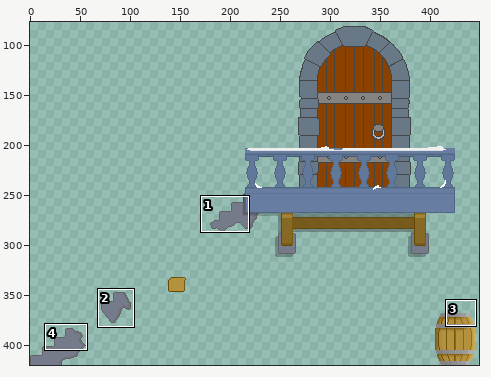
File history of a sprite sheet, castle_game/textures/staircase_down.png. The first picture is a wide view before the edit; the outline marks the close-up.
Close-up. The starting point:
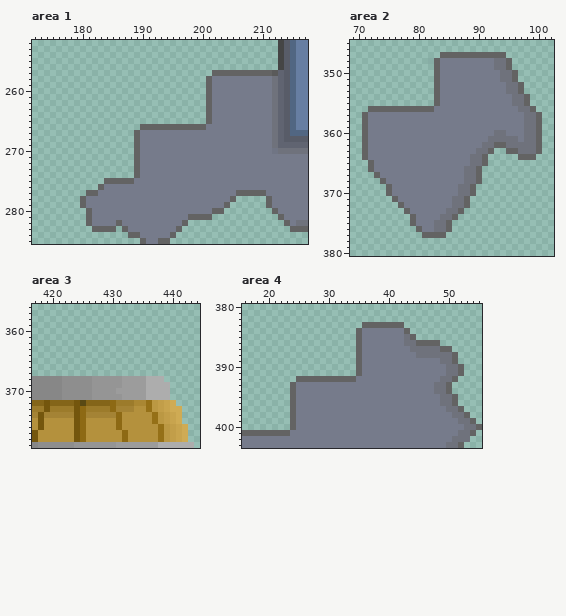
The file is 504x420 pixels. Colours within 5 levels of each other are drawn and written as one. Shown: area 1: x 172..217, y 252..285; area 2: x 69..102, y 345..380; area 3: x 417..444, y 356..379; area 4: x 16..55, y 380..403. The wide view leaves out empty margins.
And afterwards:
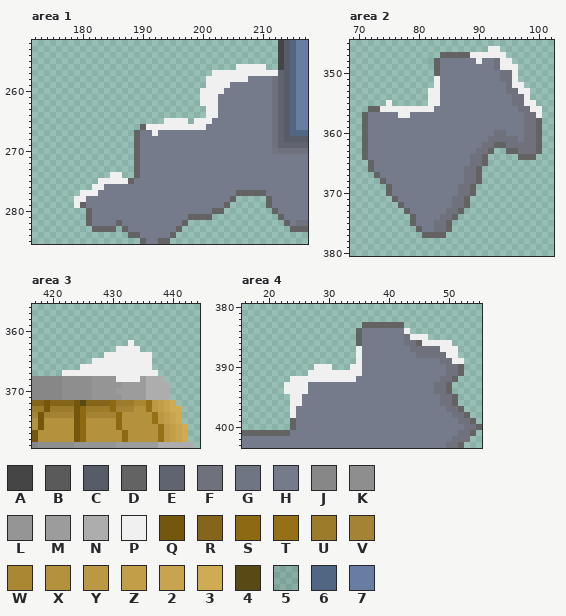
Palette (. is transparent): A #454545  B #5a5a5a  C #585c68  D #636363  E #606471  F #6f727c  G #707584  H #767b8b  J #878787  K #8e8e8e  L #959595  M #9c9c9c  N #adadad  P #f0f0f0  Q #74560d  R #846519  S #8d6914  T #957017  U #9c7b2b  V #a48335  W #aa8733  X #b4913d  Y #bb9843  Z #c29e49  2 #c8a44e  3 #cfab54  4 #594914  5 #0a242a1c  6 #516682  7 #677ea2
Change:
Area 1:
Colour P now appears in row 256 at x 206 to 210; in rows 260 to 262 at x 200; in row 265 at x 194 to 197 and 199 to 200; in row 274 at x 185 to 186; in row 275 at x 183; in row 276 at x 182.
Colour P now appears in row 277 at x 180; in rows 278 to 279 at x 179.
The author changed colour B to colour P in row 257 at x 212.
The author changed colour D to colour P in row 257 at x 202 to 211; in rows 258 to 265 at x 201; in row 266 at x 191 to 200; in row 275 at x 184 to 187; in row 276 at x 183; in row 277 at x 181 to 182.
The author changed colour D to colour P in row 278 at x 180.
The author changed colour H to colour P in row 258 at x 202 to 207; in row 259 at x 202 to 204; in row 260 at x 202 to 203; in rows 261 to 264 at x 202; in row 267 at x 192.
Area 2:
Colour P now appears in row 346 at x 92 to 93; in row 349 at x 96; in row 353 at x 82 and 98; in row 354 at x 82; in row 355 at x 75, 82 and 99; in row 356 at x 100.
The author changed colour D to colour P in row 347 at x 89 to 94; in rows 348 to 349 at x 95; in row 350 at x 96; in row 351 at x 83 and 96; in rows 352 to 353 at x 83 and 97; in rows 354 to 355 at x 83 and 98.
The author changed colour D to colour P in row 356 at x 74 to 82 and 99; in row 357 at x 100.
The author changed colour F to colour P in rows 348 to 349 at x 94; in row 352 at x 96.
The author changed colour H to colour P in row 348 at x 90; in row 357 at x 77 to 78.
Area 3:
Colour P now appears in row 362 at x 433; in row 363 at x 431 to 434; in row 364 at x 429 to 436; in row 365 at x 427 to 436; in row 366 at x 425 to 436; in row 367 at x 422 to 437.
The author changed colour L to colour P in row 368 at x 431.
The author changed colour M to colour P in row 368 at x 432 to 434.
Area 4:
Colour P now appears in row 385 at x 45 to 46; in row 386 at x 49 to 50; in row 387 at x 51; in row 389 at x 52; in row 390 at x 28 to 30 and 34; in row 391 at x 27 to 34.
Colour P now appears in row 392 at x 24; in rows 393 to 394 at x 23.
The author changed colour D to colour P in row 384 at x 43; in row 385 at x 44; in row 386 at x 46 to 48; in row 387 at x 35 and 49 to 50; in rows 388 to 389 at x 35 and 51; in rows 390 to 391 at x 35.
The author changed colour D to colour P in row 392 at x 25 to 34; in rows 393 to 398 at x 24.
The author changed colour F to colour P in row 388 at x 50.
The author changed colour H to colour P in rows 393 to 394 at x 25 to 26; in rows 395 to 396 at x 25.
Changed places in both close-ups, as pixel boxes (x1, y1, x2, y2):
changed: (146, 64, 278, 136)
changed: (74, 172, 128, 208)
changed: (470, 46, 542, 118)
changed: (380, 76, 440, 118)
changed: (62, 340, 158, 382)
changed: (404, 328, 464, 364)
changed: (284, 346, 362, 418)
